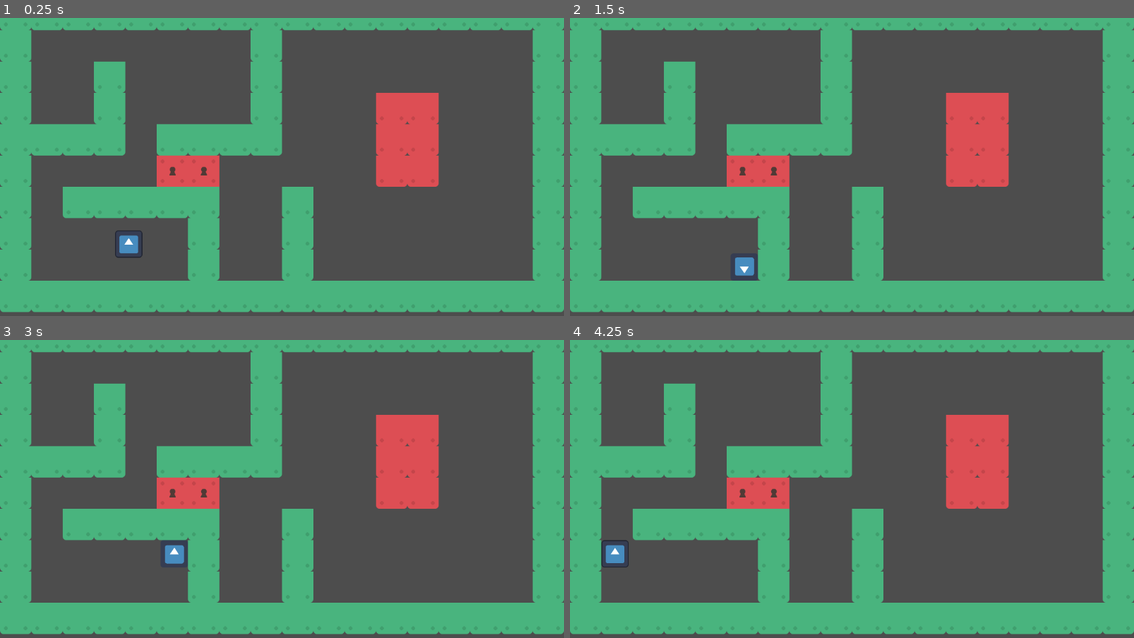
Above: before the commit, frames 1-4 (two rows, left to right).
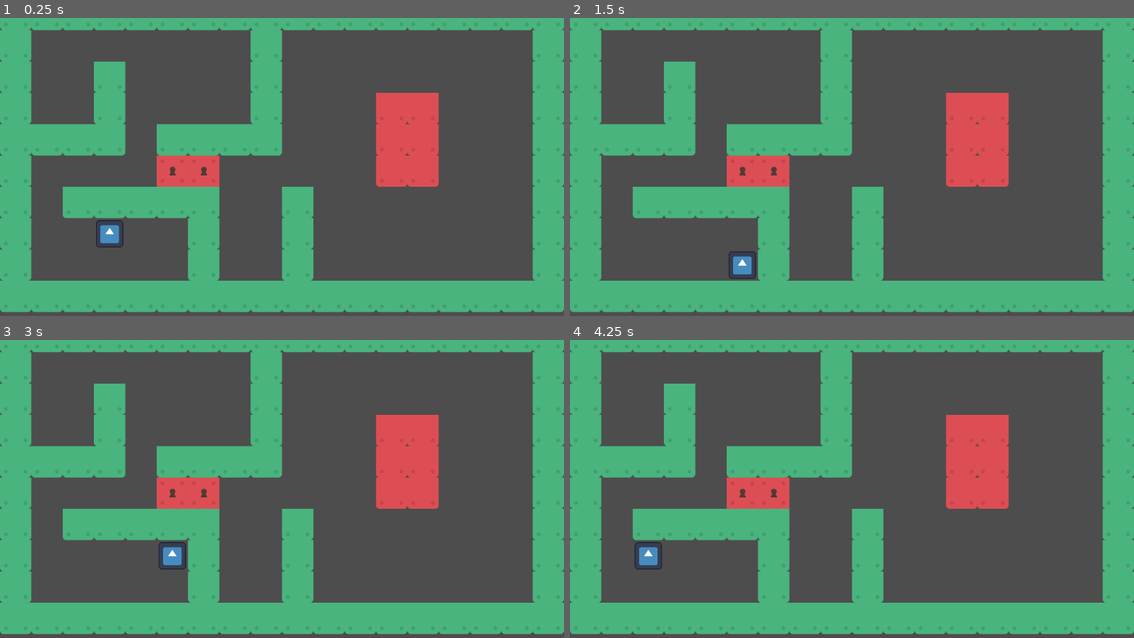
Above: after the commit, the same moments.

Repository: johanno/globalgamejam-2026
Game: Godot game, scene res://tile_scene.tscn
The game is run twice, just before and just after one commit, with the same random seed, the same clock (stepped at 60 frames per second) and the same inputs. The engine's default icon, where the game draws it, is replaced by a stand-in: a white triangle on a blue panel in a dark square.
Inputs:
- Up to frame 1 (0.25 s): no input
- Up to frame 2 (1.5 s): tap Enter at 0.5 s; hold D (move_right) 0.53-1.28 s; tap Space at 1.25 s; hold S (move_down) from 1.28 s (still down)
- Up to frame 3 (3 s): tap Enter at 2 s; release S (move_down) at 2.03 s; hold D (move_right) 2.03-2.78 s; tap Space at 2.75 s; hold W (move_up) from 2.78 s (still down)
- Up to frame 4 (4.25 s): tap Enter at 3.5 s; release W (move_up) at 3.53 s; hold A (move_left) from 3.53 s (still down)

The runs differ from the first frame. In frame 1, 0.5% of the frame differs, in the area x 17-26%, y 67-81%; in frame 2, 0.2%; in frame 3, 0.2%; in frame 4, 0.5%.

Commit message:
Tile based movement

Diff:
--- a/player.gd
+++ b/player.gd
@@ -1,8 +1,9 @@
 extends CharacterBody2D
 
-@export var speed = 400 # How fast the player will move (pixels/sec).
+@export var move_delay = 0.25
 var screen_size # Size of the game window.
 var tile_size: Vector2i # Size of one tile
+var remaining_move_delay: float
 
 # Called when the node enters the scene tree for the first time.
 func _ready() -> void:
@@ -12,32 +13,39 @@
 	screen_size = get_viewport_rect().size
 
 # Called every frame. 'delta' is the elapsed time since the previous frame.
-func _physics_process(delta: float) -> void:
+func _process(delta: float) -> void:
 	velocity = Vector2.ZERO
 
 	if Input.is_action_pressed("quit_game"):
 		get_tree().quit()
 
+	if Input.is_action_just_pressed("move_left") or Input.is_action_just_pressed("move_right") or Input.is_action_just_pressed("move_up") or Input.is_action_just_pressed("move_down"):
+		remaining_move_delay = 0
+
+	if remaining_move_delay > 0:
+		remaining_move_delay -= delta
+		return
+
+	var direction = Vector2i.ZERO
 	if Input.is_action_pressed("move_right"):
-		velocity.x += 1
+		direction.x += 1
 	elif Input.is_action_pressed("move_left"):
-		velocity.x -= 1
+		direction.x -= 1
 	elif Input.is_action_pressed("move_down"):
-		velocity.y += 1
+		direction.y += 1
 	elif Input.is_action_pressed("move_up"):
-		velocity.y -= 1
+		direction.y -= 1
 
-	if velocity.length() > 0:
-		velocity = velocity.normalized() * speed
-		$AnimatedSprite2D.play()
+	var moved = move_in_direction(direction)
+
+	if direction.length() > 0:
+		remaining_move_delay = move_delay
+
+		if moved:
+			$AnimatedSprite2D.play()
 	else:
-		pass
 		$AnimatedSprite2D.stop()
 
-	move_and_slide()
-
-	#position += velocity * delta
-	position = position.clamp(Vector2.ZERO, screen_size)
 
 	if velocity.x != 0:
 		$AnimatedSprite2D.animation = "walk"
@@ -47,3 +55,21 @@
 	elif velocity.y != 0:
 		$AnimatedSprite2D.animation = "up"
 		$AnimatedSprite2D.flip_v = velocity.y > 0
+
+func get_current_tile() -> Vector2i:
+	# Current position is the pixel pos divided by the tile size. -0.5 is added to remove the center offset in the tile of the player
+	return Vector2i(int(position.x / tile_size.x - 0.5), int(position.y / tile_size.y - 0.5))
+
+func move_in_direction(direction: Vector2i) -> bool:
+	var current_tile = get_current_tile()
+	var new_tile = current_tile + direction
+	var new_tile_data = %WorldTiles.get_cell_tile_data(new_tile) as TileData
+	if new_tile_data != null and new_tile_data.get_collision_polygons_count(0) > 0:
+		return false
+
+	var move = direction * tile_size
+	position += Vector2(move.x, move.y)
+	#position = position.clamp(Vector2.ZERO, screen_size)
+	position.x -= fposmod(position.x - tile_size.x / 2.0, tile_size.x)
+	position.y -= fposmod(position.y - tile_size.y / 2.0, tile_size.y)
+	return true
